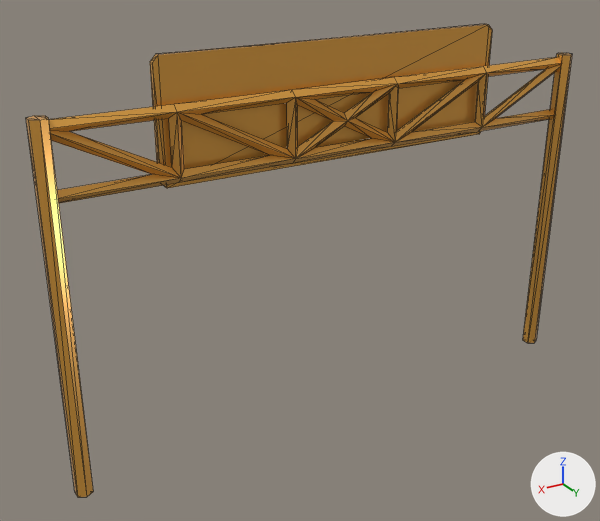
The glTF model public/models/road-sign-green.glb as it was, and as the next commit left it.
Both versions are drawn from a camera (50 mm lens) standing at (7.65, 11.26, 8.8) and looking at (0.71, -0.3, 3.02). Every picture has the same lights, and +X, +Y and +Z are marked at lower right. Mesh edges are drawn as thin lines. Where no turn or scale is listed for an object, it has been applied to the vertices.

In view in the first picture: 'road-sign-green'.
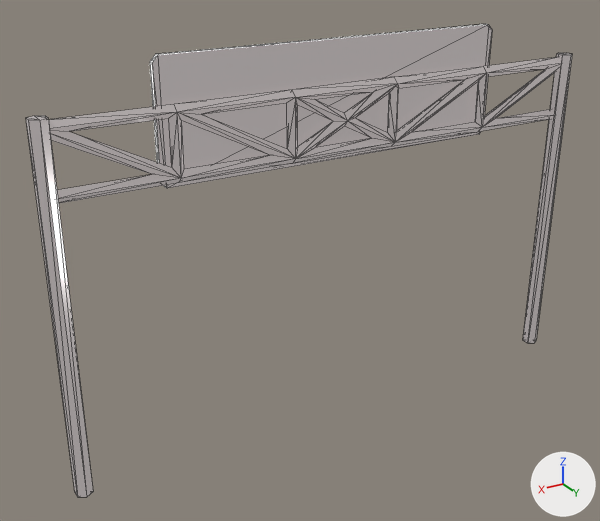
Changed parts and their boxes (x1, y1, x2, y2) in the pictures (600 x 521 px):
'road-sign-green', recoloured (brown to grey): (26, 24, 572, 497) in both

The change in detail:
Picture 'base' (img_base) is new.
Material 'LOWPOLY-COLORS.001' (mat_lowpoly_colors_001) is new.
Uses the picture img_base.
me_road_sign_green has 122 vertices, 260 faces and spans x -5.13..5.13, y -0.27..0.15, z -0.04..6.8.
me_road_sign_green no longer uses material mat_lowpoly_colors (orange #e7a747).
me_road_sign_green now uses material mat_lowpoly_colors_001.
